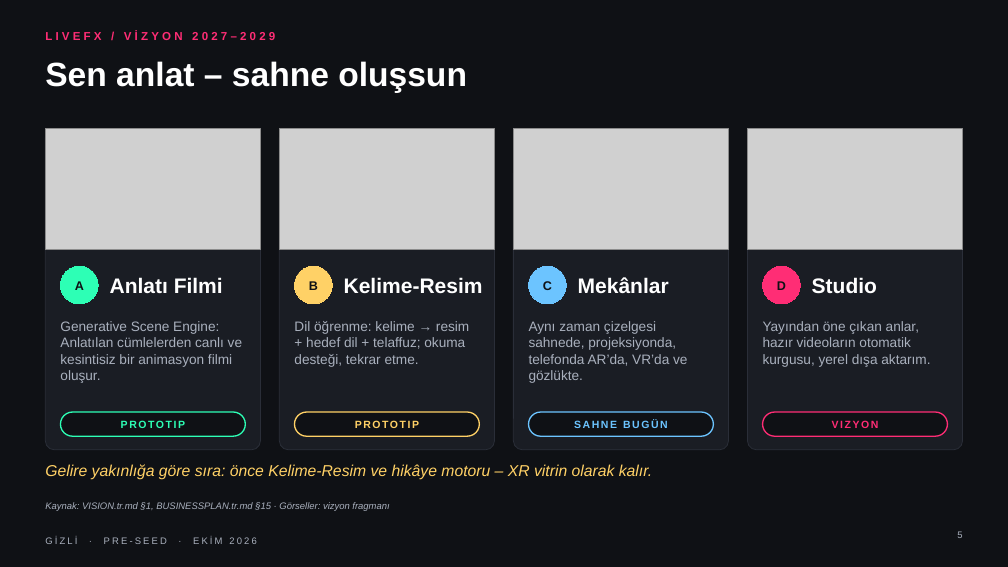
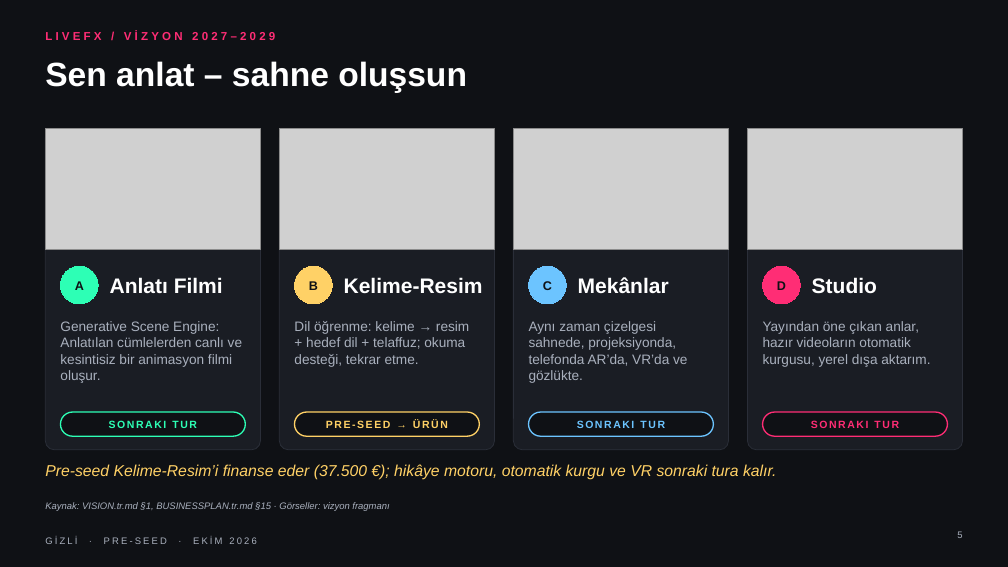
Before and after one commit to fatmaku/Notion, a slide deck: slide 5 of investor/LiveFX_Investor_Deck_TR.pptx. Drawn at 1008x567 pixels with LibreOffice and Linux fonts; fonts in the diff are those of the drawing; grey boxes stand for pictures. Boxes give left, top, right and bottom in pixels: in the first picture for what was removed or moved away, otherwise in the second. Text is boxed around its words. In the diff, an @@ line names an element or a change of style, - is before the commit and + after.

```diff
--- a/investor/LiveFX_Investor_Deck_TR.pptx
+++ b/investor/LiveFX_Investor_Deck_TR.pptx
@@ text in rounded rectangle at box(109, 420, 197, 428): text changed @@
-PROTOTIP
+SONRAKI TUR
@@ text in rounded rectangle at box(326, 420, 448, 428): text changed @@
-PROTOTIP
+PRE-SEED → ÜRÜN
@@ text in rounded rectangle at box(577, 420, 665, 428): text changed @@
-SAHNE BUGÜN
+SONRAKI TUR
@@ text in rounded rectangle at box(811, 420, 899, 428): text changed @@
-VIZYON
+SONRAKI TUR
@@ text at box(45, 464, 776, 480): text changed @@
-Gelire yakınlığa göre sıra: önce Kelime-Resim ve hikâye motoru – XR vitrin olarak kalır.
+Pre-seed Kelime-Resim’i finanse eder (37.500 €); hikâye motoru, otomatik kurgu ve VR sonraki tura kalır.
```
Also in this commit, not shown: 8 other slides changed, 2 slides added, 1 slide removed, 36 other files.
